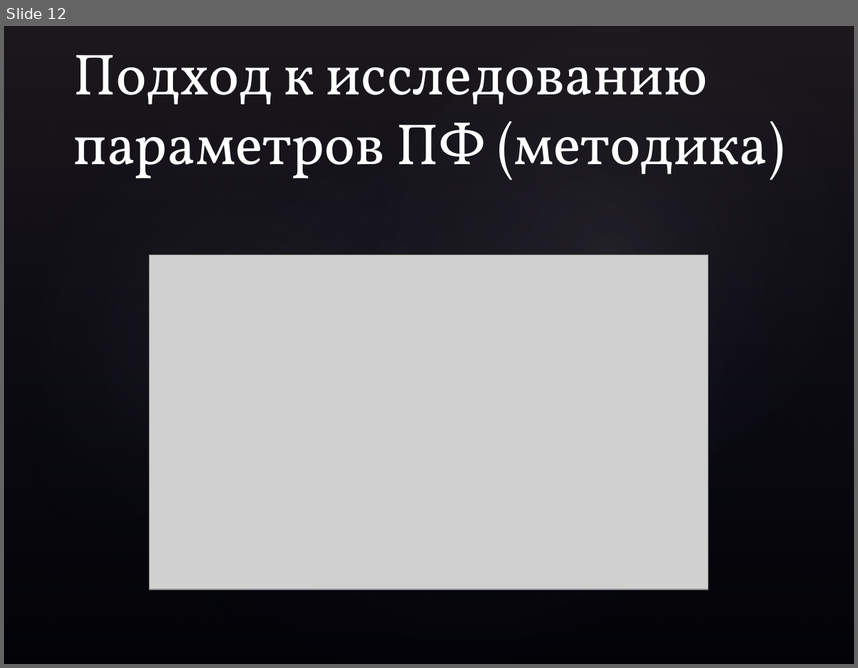
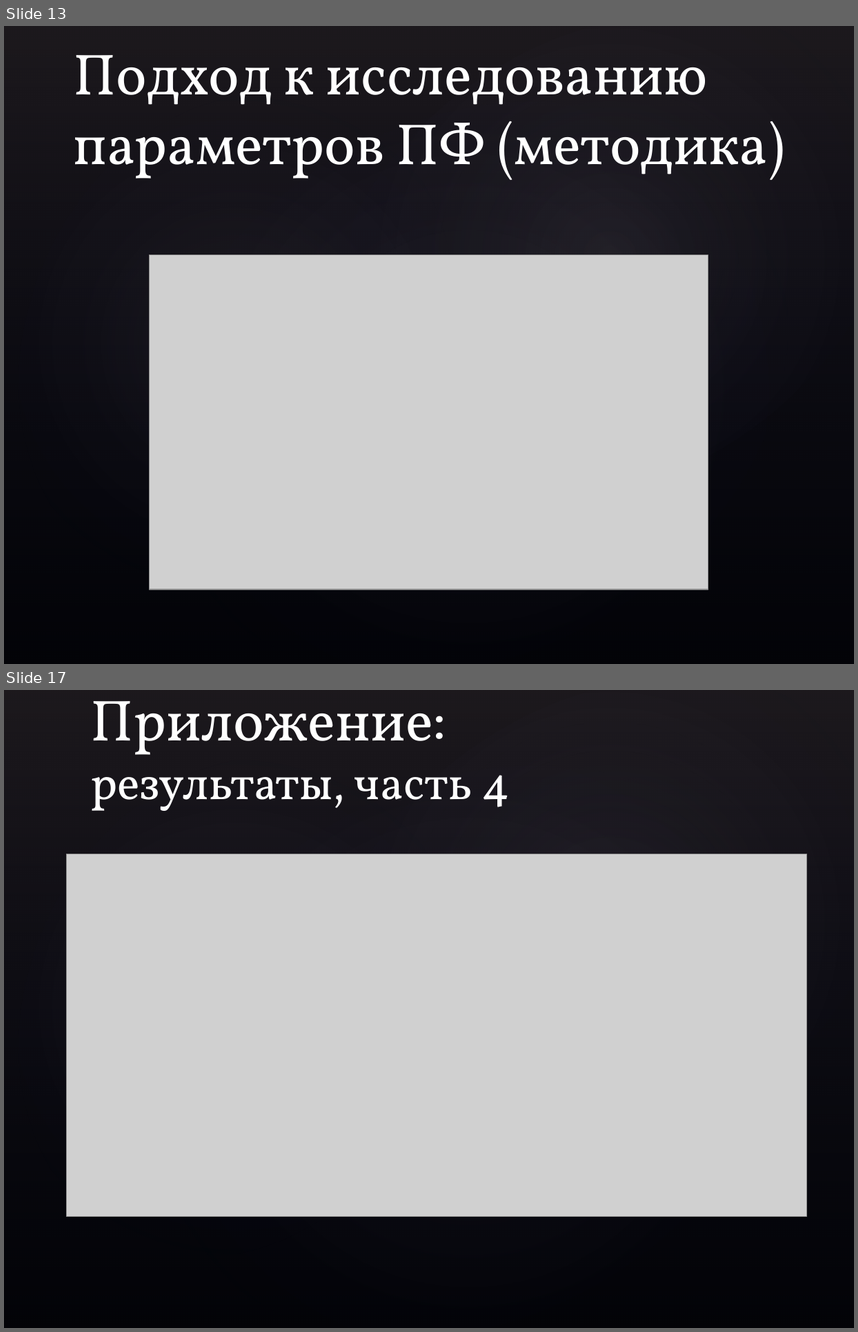
Before and after one commit to neKonferenciya/LabWork, a slide deck: Тексты/Презентация.pptx. Shown one above the other, each under a label of ours: slide 12 before the commit, slides 13 and 17 after it; the slides between them are not shown. The pictures are 858x668 and 858x1332 pixels, drawn with LibreOffice and Linux fonts; fonts in the diff are those of the drawing; grey boxes stand for pictures; background and template pictures are left out. Boxes give left, top, right and bottom in pixels: in the first picture for what was removed or moved away, otherwise in the second. Text is boxed around its words. In the diff, an @@ line names an element or a change of style, - is before the commit and + after.

```diff
--- a/Тексты/Презентация.pptx
+++ b/Тексты/Презентация.pptx
@@ slide 17 added at (x1=4, y1=690, x2=854, y2=1328), background picture (left out); not listed: 4 template elements that a slide beside it also shows @@
@@ title added at (x1=90, y1=701, x2=510, y2=811), 40 pt, text #FFFFFF @@
+Приложение:
+результаты, часть 4
@@ picture added at (x1=67, y1=854, x2=807, y2=1216) @@
@@ what was slide 12 is now slide 13 @@
```
Also in this commit, not shown: 7 slides changed, 2 other slides added, 17 other files.
